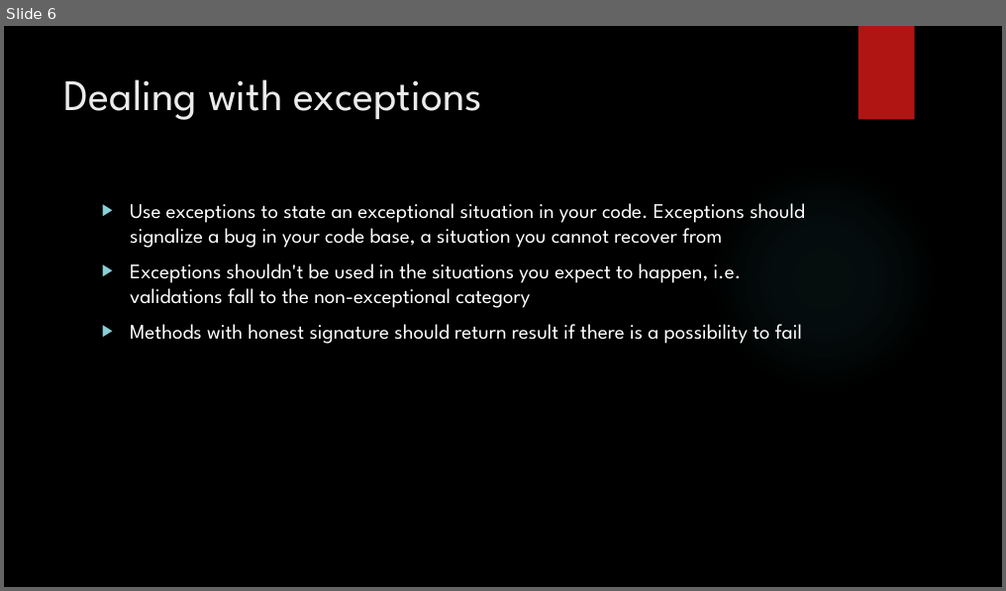
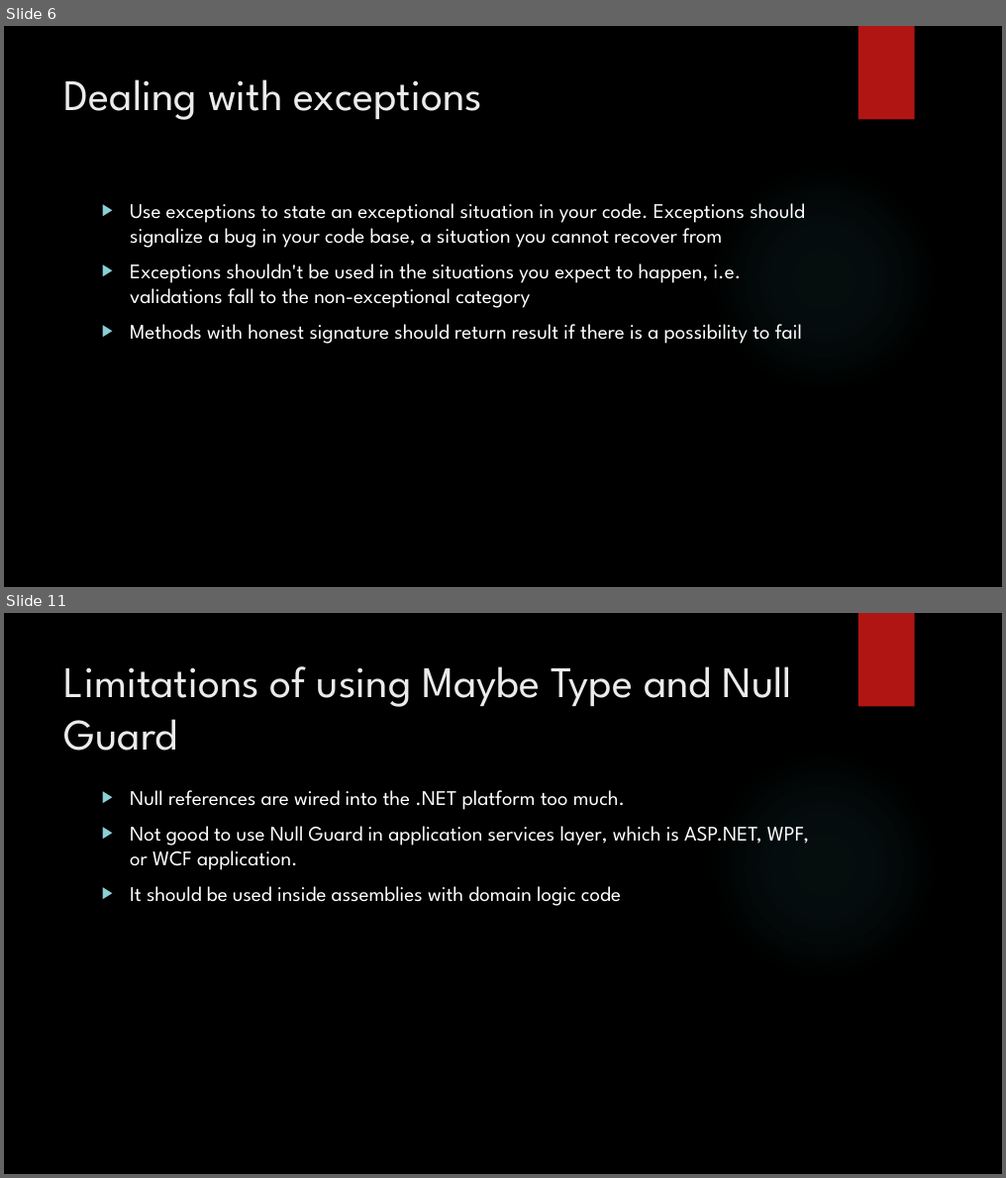
Before and after one commit to tomekjanicki/fpdemo, a slide deck: Presentation.pptx. Shown one above the other, each under a label of ours: slide 6 before the commit, slides 6 and 11 after it; the slides between them are not shown. The pictures are 1006x591 and 1006x1178 pixels, drawn with LibreOffice and Linux fonts; fonts in the diff are those of the drawing; background and template pictures are left out. Boxes give left, top, right and bottom in pixels: in the first picture for what was removed or moved away, otherwise in the second. Text is boxed around its words. In the diff, an @@ line names an element or a change of style, - is before the commit and + after.

```diff
--- a/Presentation.pptx
+++ b/Presentation.pptx
@@ slide 11 added at (x1=4, y1=613, x2=1002, y2=1174), background picture (left out); not listed: 2 template elements that a slide beside it also shows @@
@@ title added at (x1=64, y1=666, x2=792, y2=751), 42 pt, text #EBEBEB @@
+Limitations of using Maybe Type and Null Guard
@@ text added at (x1=130, y1=790, x2=809, y2=906), 20 pt, text #FFFFFF @@
+▶ Null references are wired into the .NET platform too much.
+▶ Not good to use Null Guard in application services layer, which is ASP.NET, WPF, or WCF application.
+▶ It should be used inside assemblies with domain logic code
```
Also in this commit, not shown: 10 slides changed, 1 slide removed.
